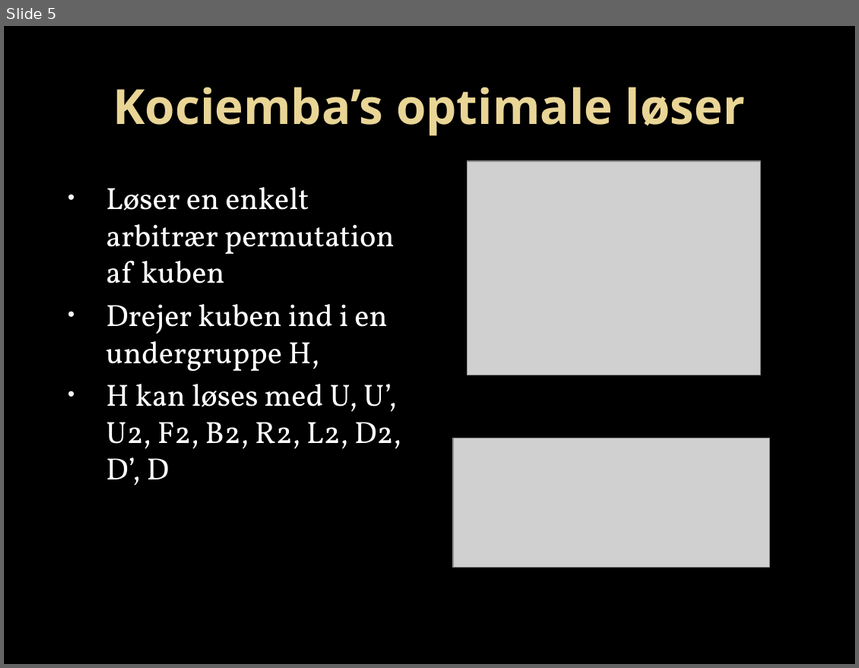
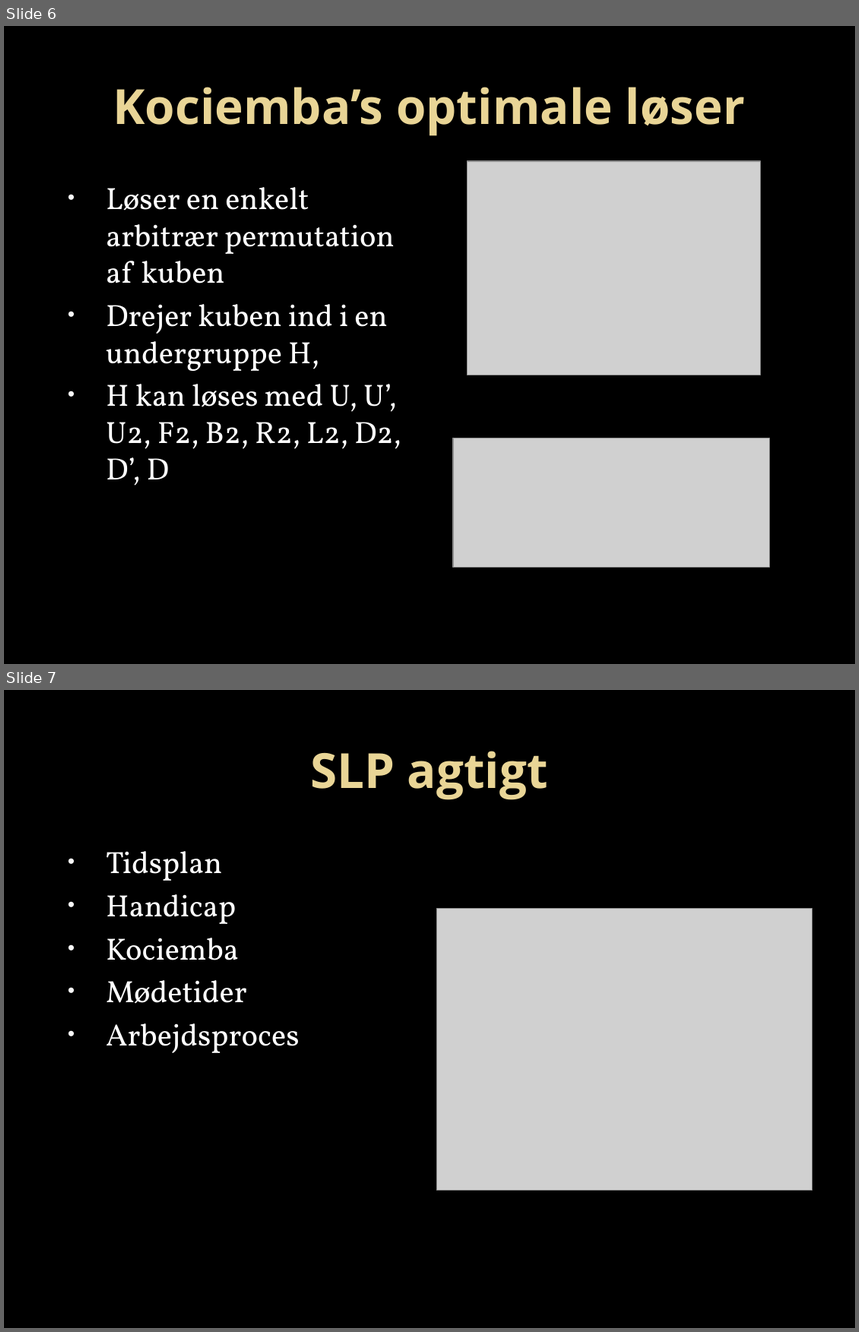
Before and after one commit to rasmusprentow/a215, a slide deck: Statusseminar/Rubik’s Cube.pptx. Shown one above the other, each under a label of ours: slide 5 before the commit, slides 6 and 7 after it. The pictures are 859x668 and 859x1332 pixels, drawn with LibreOffice and Linux fonts; fonts in the diff are those of the drawing; grey boxes stand for pictures; background and template pictures are left out. Boxes give left, top, right and bottom in pixels: in the first picture for what was removed or moved away, otherwise in the second. Text is boxed around its words. In the diff, an @@ line names an element or a change of style, - is before the commit and + after.

```diff
--- a/Statusseminar/Rubik’s Cube.pptx
+++ b/Statusseminar/Rubik’s Cube.pptx
@@ slide 7 added at box(4, 690, 855, 1328), background picture (left out) @@
@@ title added at box(310, 751, 548, 800), 41 pt, text gradient #EAD696 to #E7D081, bold @@
+SLP agtigt
@@ text added at box(106, 851, 299, 1053), 26 pt, text #FFFFFF @@
+• Tidsplan
+• Handicap
+• Kociemba
+• Mødetider
+• Arbejdsproces
@@ picture added at box(436, 909, 813, 1191) @@
@@ what was slide 5 is now slide 6 @@
```
Also in this commit, not shown: 1 other slide added.
